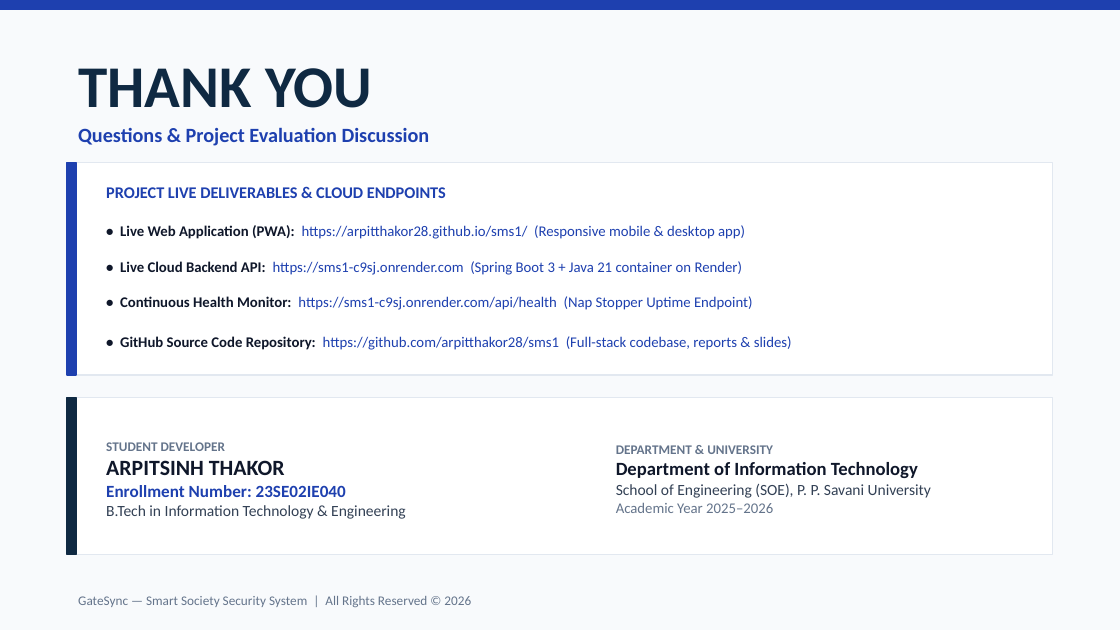
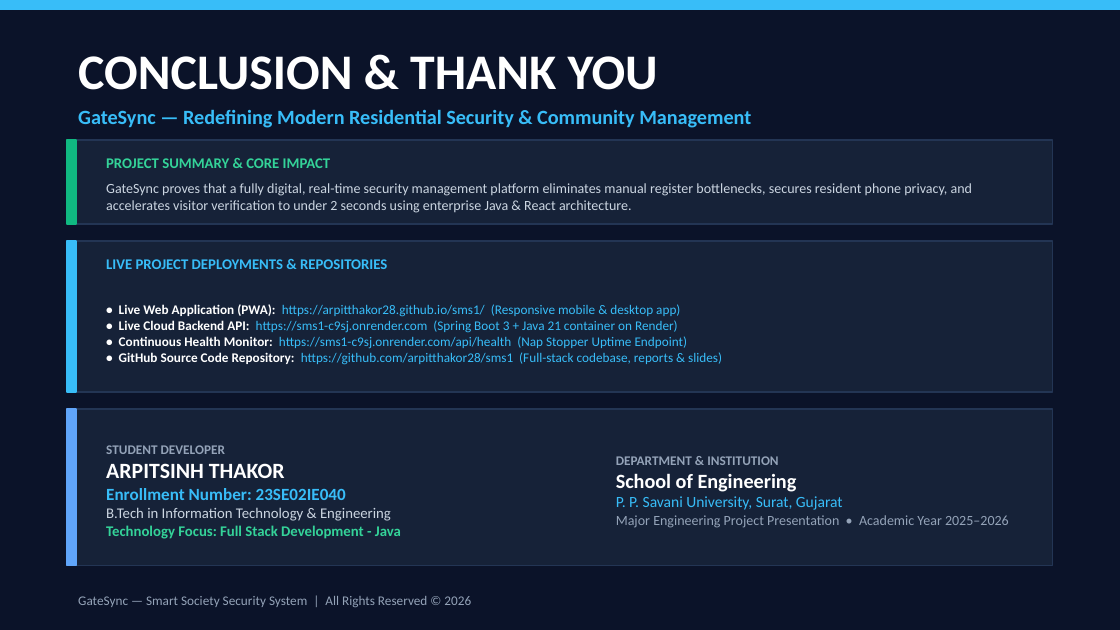
Before and after one commit to arpitthakor28/sms1, a slide deck: slide 12 of GateSync_Project_Presentation.pptx. Drawn at 1120x630 pixels with LibreOffice and Linux fonts; fonts in the diff are those of the drawing. Boxes give left, top, right and bottom in pixels: in the first picture for what was removed or moved away, otherwise in the second. Text is boxed around its words. In the diff, an @@ line names an element or a change of style, - is before the commit and + after.

Commit message:
Enhance presentation: match GateSync dark app UI, School of Engineering, Full Stack Dev - Java, remove Capstone

```diff
--- a/GateSync_Project_Presentation.pptx
+++ b/GateSync_Project_Presentation.pptx
@@ background #F8FAFC to #0B1329 @@
@@ rectangle at bbox=[0, 0, 1120, 9]: fill #1E40AF to #38BDF8; outline #1E40AF 1 pt to #38BDF8 1 pt @@
@@ text at bbox=[78, 56, 658, 90]: text changed; size 38 to 32 pt; text colour #0F2942 to #FFFFFF @@
-THANK YOU
+CONCLUSION & THANK YOU
@@ text at bbox=[78, 109, 751, 128]: text changed; text colour #1E40AF to #38BDF8 @@
-Questions & Project Evaluation Discussion
+GateSync — Redefining Modern Residential Security & Community Management
@@ rectangle: place and size @@
-rectangle at bbox=[67, 162, 1053, 375]
+rectangle at bbox=[67, 140, 1053, 224]
@@ rectangle at bbox=[67, 140, 1053, 224]: fill #FFFFFF to #162238; outline #E2E8F0 1 pt to #233554 1 pt @@
@@ rectangle: place and size @@
-rectangle at bbox=[67, 162, 76, 375]
+rectangle at bbox=[67, 140, 76, 224]
@@ rectangle at bbox=[67, 140, 76, 224]: fill #1E40AF to #10B981; outline #1E40AF 1 pt to #10B981 1 pt @@
@@ text at bbox=[106, 158, 331, 168]: text changed; size 10.5 to 9.5 pt; text colour #1E40AF to #34D399 @@
-PROJECT LIVE DELIVERABLES & CLOUD ENDPOINTS
+PROJECT SUMMARY & CORE IMPACT
@@ text added at bbox=[106, 183, 972, 213], 9 pt, text #CBD5E1 @@
+GateSync proves that a fully digital, real-time security management platform eliminates manual register bottlenecks, secures resident phone privacy, and accelerates visitor verification to under 2 seconds using enterprise Java & React architecture.
@@ rectangle at bbox=[67, 241, 1053, 392]: fill #FFFFFF to #162238; outline #E2E8F0 1 pt to #233554 1 pt @@
@@ rectangle: place and size @@
-rectangle at bbox=[67, 398, 1053, 554]
+rectangle at bbox=[67, 241, 1053, 392]
@@ rectangle: place and size @@
-rectangle at bbox=[67, 398, 76, 554]
+rectangle at bbox=[67, 241, 76, 392]
@@ rectangle at bbox=[67, 241, 76, 392]: fill #0F2942 to #38BDF8; outline #0F2942 1 pt to #38BDF8 1 pt @@
@@ text added at bbox=[106, 259, 387, 269], 9.5 pt, text #38BDF8, bold @@
+LIVE PROJECT DEPLOYMENTS & REPOSITORIES
@@ text "• Live Web Application (PWA): ...": place and size @@
-text "• Live Web Application (PWA): ..." at bbox=[120, 225, 792, 350]
+text "• Live Web Application (PWA): ..." at bbox=[119, 304, 722, 365]
@@ text "• Live Web Application (PWA): ..." at bbox=[119, 304, 722, 365]: size 9.5 to 8.5 pt; text colour #0F172A to #FFFFFF in "• Live Web Application (PWA): • Live ..."; text colour #1E40AF to #38BDF8 in "https://arpitthakor28.github.io/sms1/ (Responsive mobile & d ..."; line spacing 14pt to 1 @@
@@ rectangle added at bbox=[67, 409, 1053, 566], fill #162238, outline #233554 1 pt @@
@@ rectangle added at bbox=[67, 409, 76, 566], fill #60A5FA, outline #60A5FA 1 pt @@
@@ text at bbox=[106, 445, 401, 539]: text changed; size 10 to 9.5 pt; text colour #334155 to #CBD5E1 @@
-STUDENT DEVELOPER
-ARPITSINH THAKOR
-Enrollment Number: 23SE02IE040
-B.Tech in Information Technology & Engineering
+STUDENT DEVELOPER
+ARPITSINH THAKOR
+Enrollment Number: 23SE02IE040
+B.Tech in Information Technology & Engineering
+Technology Focus: Full Stack Development - Java
@@ text at bbox=[616, 456, 1009, 528]: text changed; size 10 to 9 pt; text colour #334155 to #94A3B8 @@
-DEPARTMENT & UNIVERSITY
-Department of Information Technology
-School of Engineering (SOE), P. P. Savani University
-Academic Year 2025–2026
+DEPARTMENT & INSTITUTION
+School of Engineering
+P. P. Savani University, Surat, Gujarat
+Major Engineering Project Presentation • Academic Year 2025–2026
@@ text "GateSync — Smart Society Security ..." at bbox=[78, 596, 471, 607]: text colour #64748B to #94A3B8 @@
```
Also in this commit, not shown: 2 other slides changed, 9 slides added, 9 slides removed, 8 other files.
